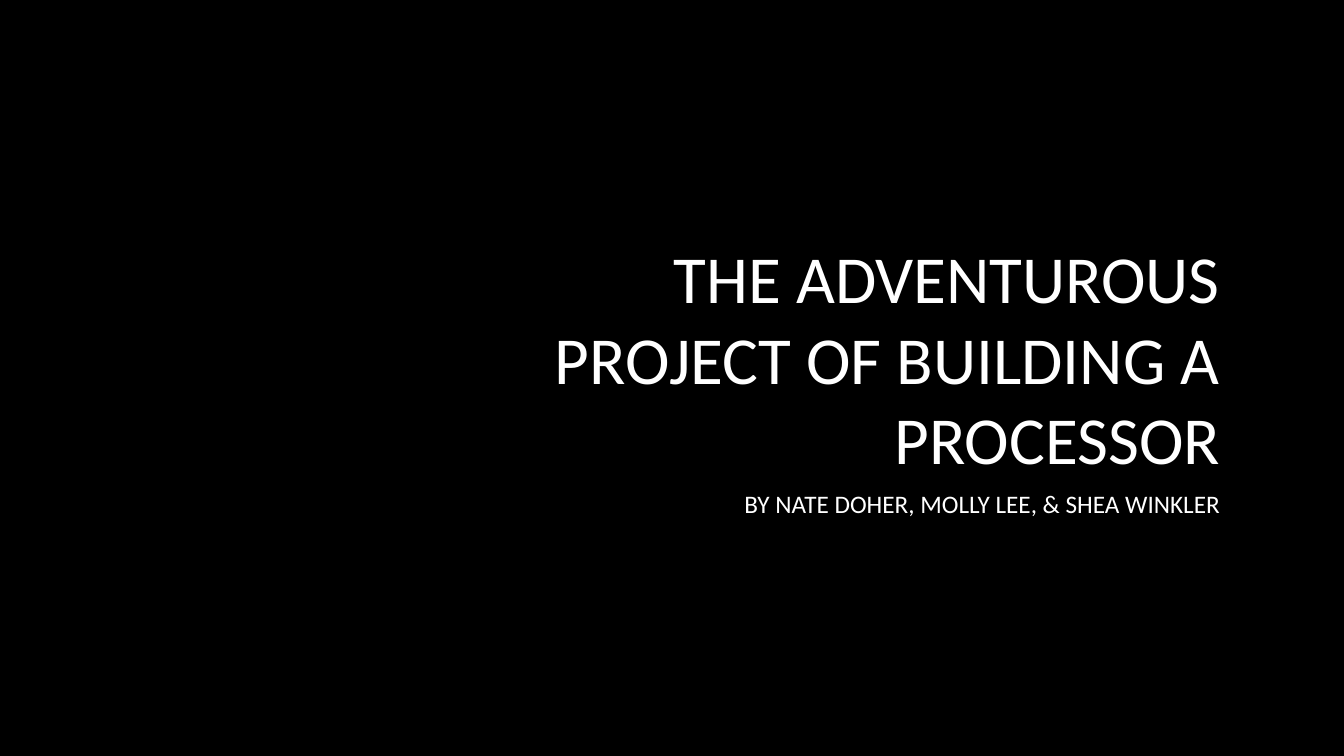
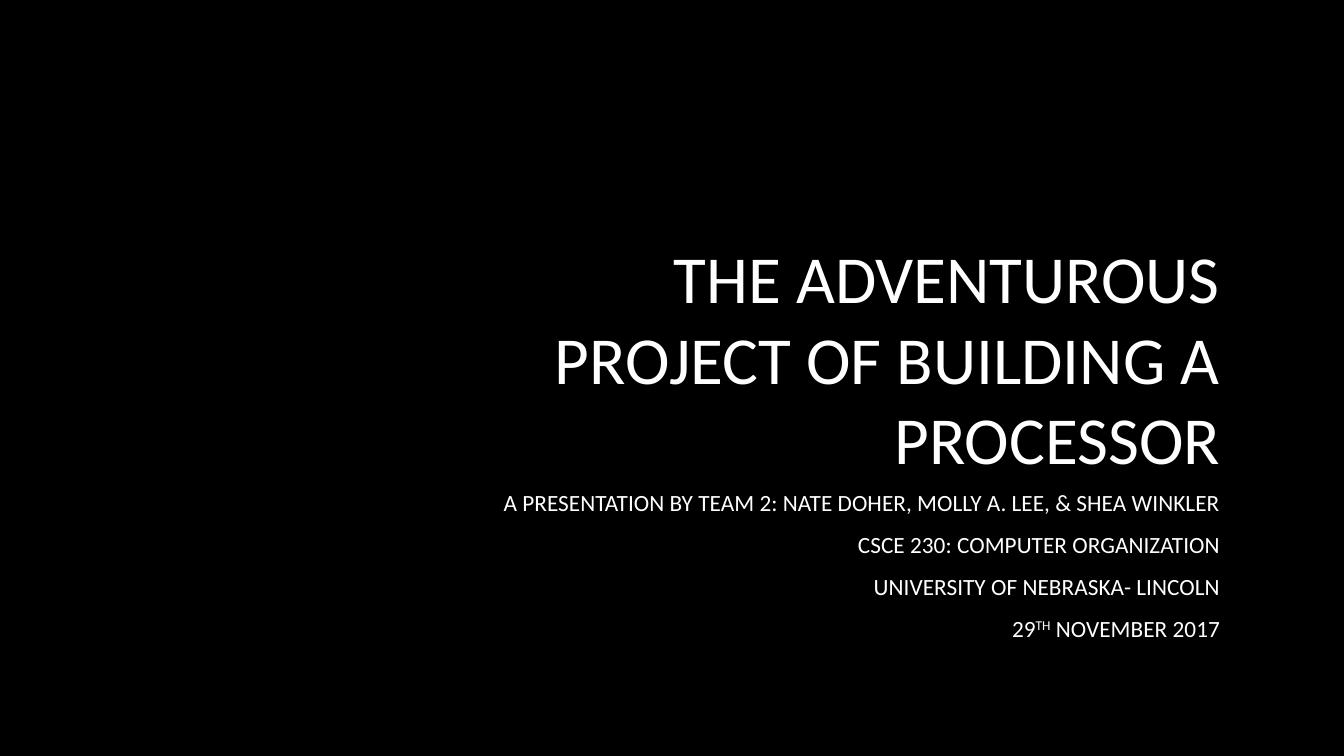
Before and after one commit to sheawinkler/230Project, a slide deck: slide 1 of Part6/The Adventurous Project of building a processor.pptx. Drawn at 1344x756 pixels with LibreOffice and Linux fonts; fonts in the diff are those of the drawing; background and template pictures are left out. Boxes give left, top, right and bottom in pixels: in the first picture for what was removed or moved away, otherwise in the second. Text is boxed around its words. In the diff, an @@ line names an element or a change of style, - is before the commit and + after.

```diff
--- a/Part6/The Adventurous Project of building a processor.pptx
+++ b/Part6/The Adventurous Project of building a processor.pptx
@@ subtitle at box(504, 496, 1220, 637): text changed; size 18 to 16.6 pt @@
-BY NATE DOHER, MOLLY LEE, & SHEA WINKLER
+A PRESENTATION BY TEAM 2: NATE DOHER, MOLLY A. LEE, & SHEA WINKLER
+CSCE 230: COMPUTER ORGANIZATION
+UNIVERSITY OF NEBRASKA- LINCOLN
+29TH NOVEMBER 2017
```
Also in this commit, not shown: 8 other slides changed.
